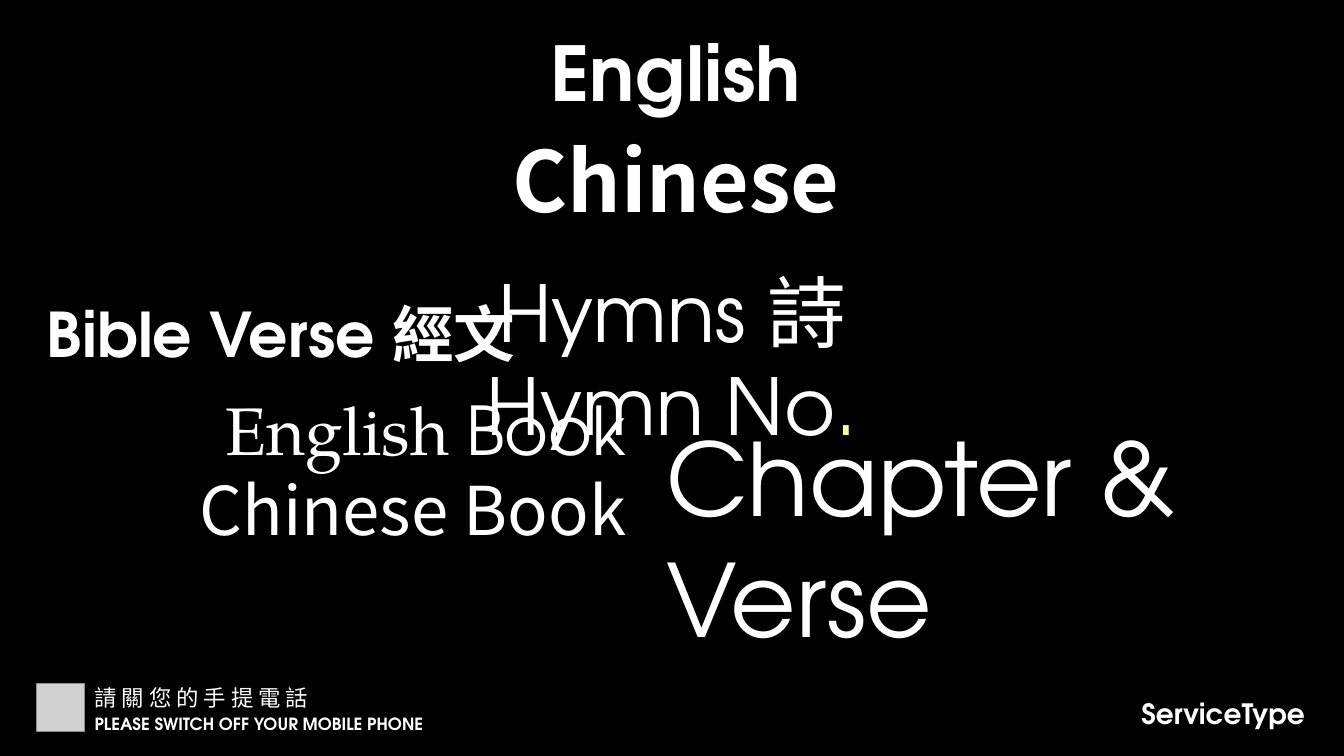
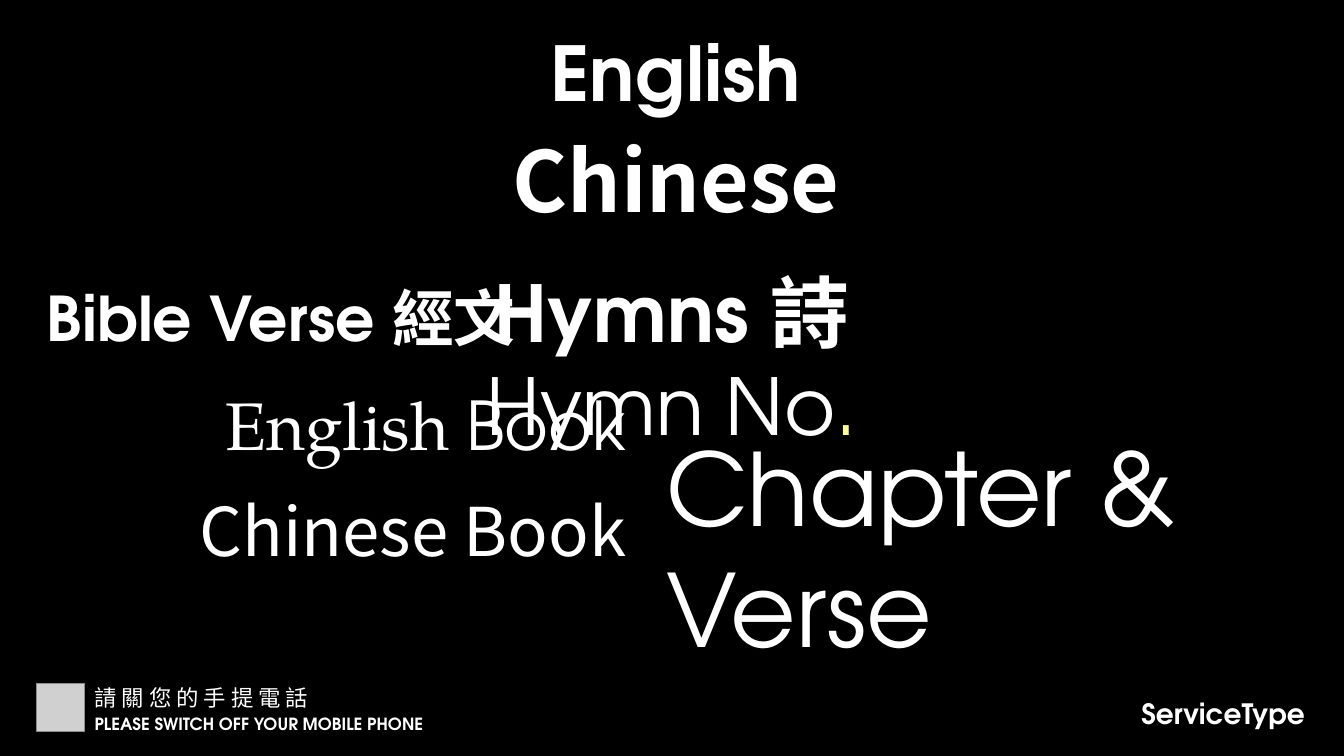
Before and after one commit to calebchanwy/tjc-powerpoint, a slide deck: slide 1 of TJCPowerPoint/Resources/ServiceWidescreen.pptx. Drawn at 1344x756 pixels with LibreOffice and Linux fonts; fonts in the diff are those of the drawing; grey boxes stand for pictures. Boxes give left, top, right and bottom in pixels: in the first picture for what was removed or moved away, otherwise in the second. Text is boxed around its words. In the diff, an @@ line names an element or a change of style, - is before the commit and + after.

```diff
--- a/TJCPowerPoint/Resources/ServiceWidescreen.pptx
+++ b/TJCPowerPoint/Resources/ServiceWidescreen.pptx
@@ text "Hymns 詩" at box(495, 275, 849, 357): bold on @@
@@ text "Bible Verse 經文" rewrapped from box(47, 294, 515, 363) to box(47, 284, 515, 347) @@
@@ text "English Book" rewrapped from box(225, 386, 626, 487) to box(225, 380, 626, 469) @@
@@ text "Chapter & Verse": place and size @@
-text "Chapter & Verse" at box(666, 412, 1072, 639)
+text "Chapter & Verse" at box(666, 422, 1072, 649)
@@ text "Chinese Book" rewrapped from box(200, 466, 627, 536) to box(200, 502, 627, 557) @@
```
Also in this commit, not shown: 15 other files.
